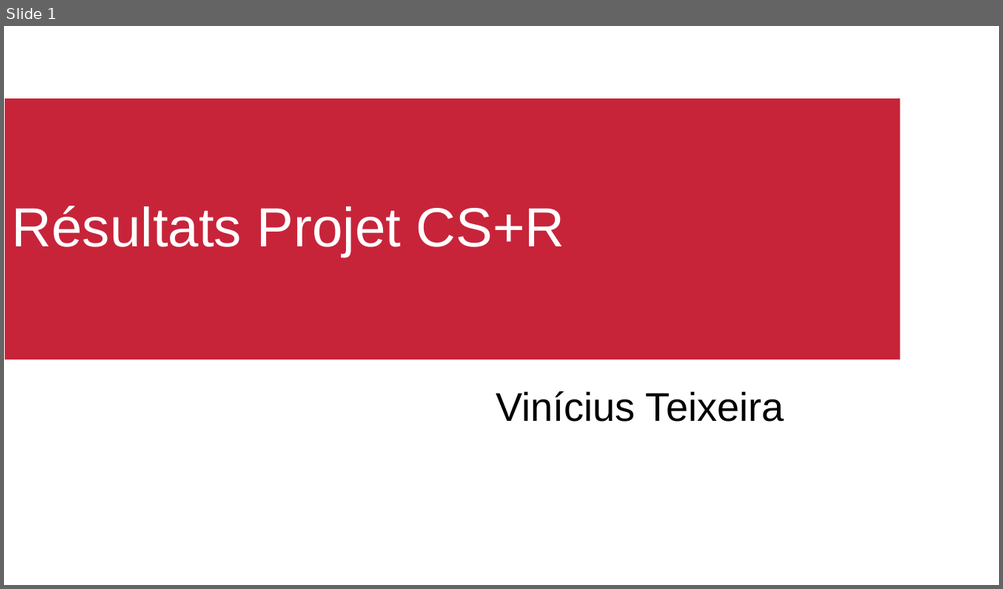
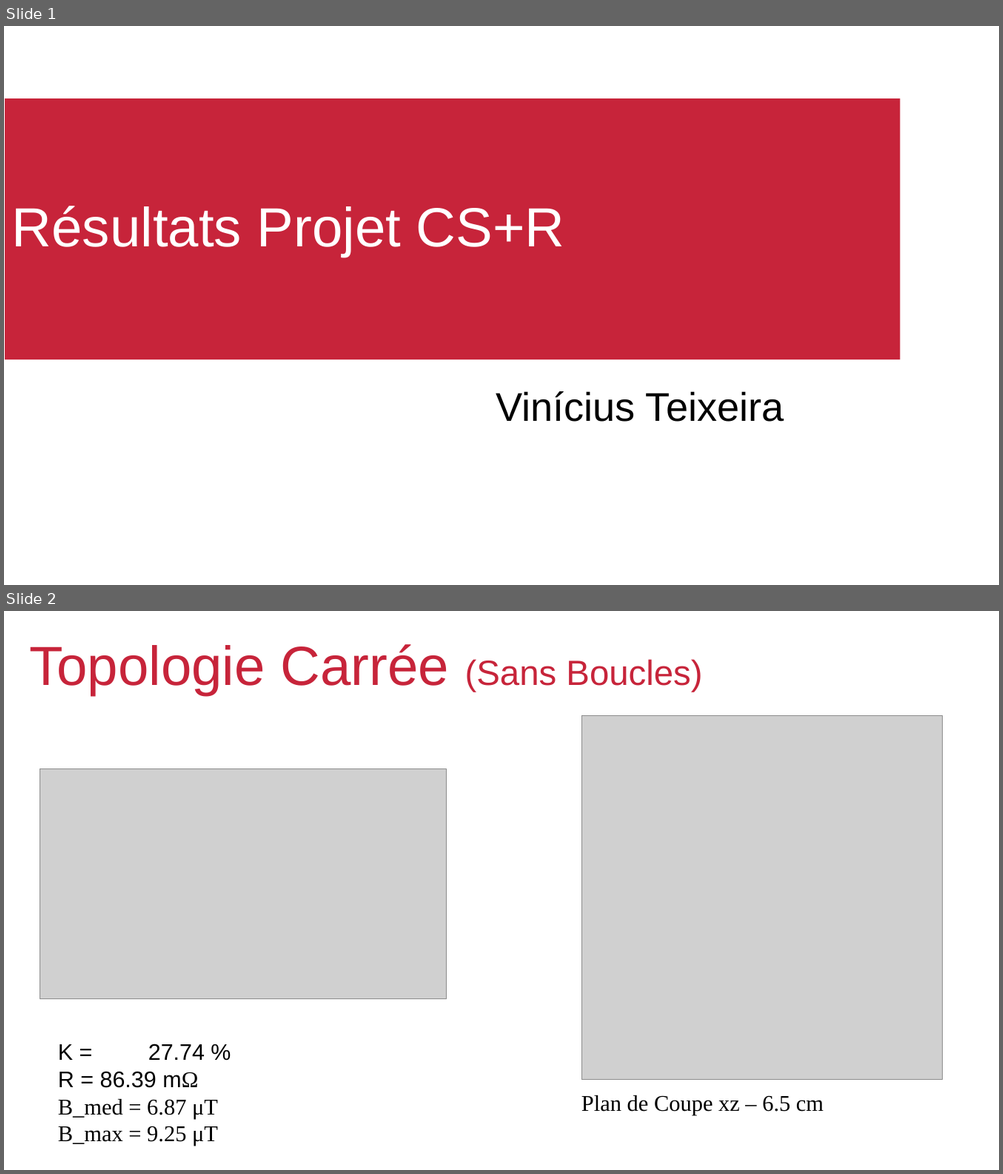
Before and after one commit to viniciustmoraes/COMSOL_simulations, a slide deck: Results/presentationResults.odp. Shown one above the other, each under a label of ours: slide 1 before the commit, slides 1 and 2 after it. The pictures are 1003x589 and 1003x1174 pixels, drawn with LibreOffice and Linux fonts; fonts in the diff are those of the drawing; grey boxes stand for pictures; background and template pictures are left out. Boxes give left, top, right and bottom in pixels: in the first picture for what was removed or moved away, otherwise in the second. Text is boxed around its words. In the diff, an @@ line names an element or a change of style, - is before the commit and + after.

Commit message:
- Adição do arquivo .gitignore, ignorando arquivos do tipo .png e .mph.lock - Atualização da apresentação com os resultados Carrée e Boucles otimizada

```diff
--- a/Results/presentationResults.odp
+++ b/Results/presentationResults.odp
@@ slide 2 added at <box>4,611,999,1170</box>, background #FFFFFF @@
@@ rectangle added at <box>4,611,999,684</box>, fill #FFFFFF, outline #FFFFFF 0 pt @@
@@ title added at <box>29,644,702,695</box>, 44 pt, text #C7243A @@
+Topologie Carrée (Sans Boucles)
@@ picture added at <box>582,715,942,1080</box> @@
@@ picture added at <box>40,769,447,999</box> @@
@@ text added at <box>58,1044,218,1147</box>, 18 pt, text #000000 @@
+K = 27.74 %
+R = 86.39 mΩ
+B_med = 6.87 μT
+B_max = 9.25 μT
@@ rectangle added at <box>4,1099,999,1170</box>, fill #FFFFFF, outline #FFFFFF 0 pt @@
@@ text added at <box>581,1096,823,1116</box>, 18 pt, text #000000 @@
+Plan de Coupe xz – 6.5 cm
@@ text added at <box>174,1145,267,1165</box>, 14 pt, text #FFFFFF @@
+<date/time>
@@ text added at <box>421,1145,736,1170</box>, 14 pt, text #FFFFFF @@
+<footer>
@@ page number added at <box>760,1145,992,1170</box>, 14 pt, text #FFFFFF @@
+2
```
Also in this commit, not shown: 1 other slide added, 4 slides removed, 4 other files.
